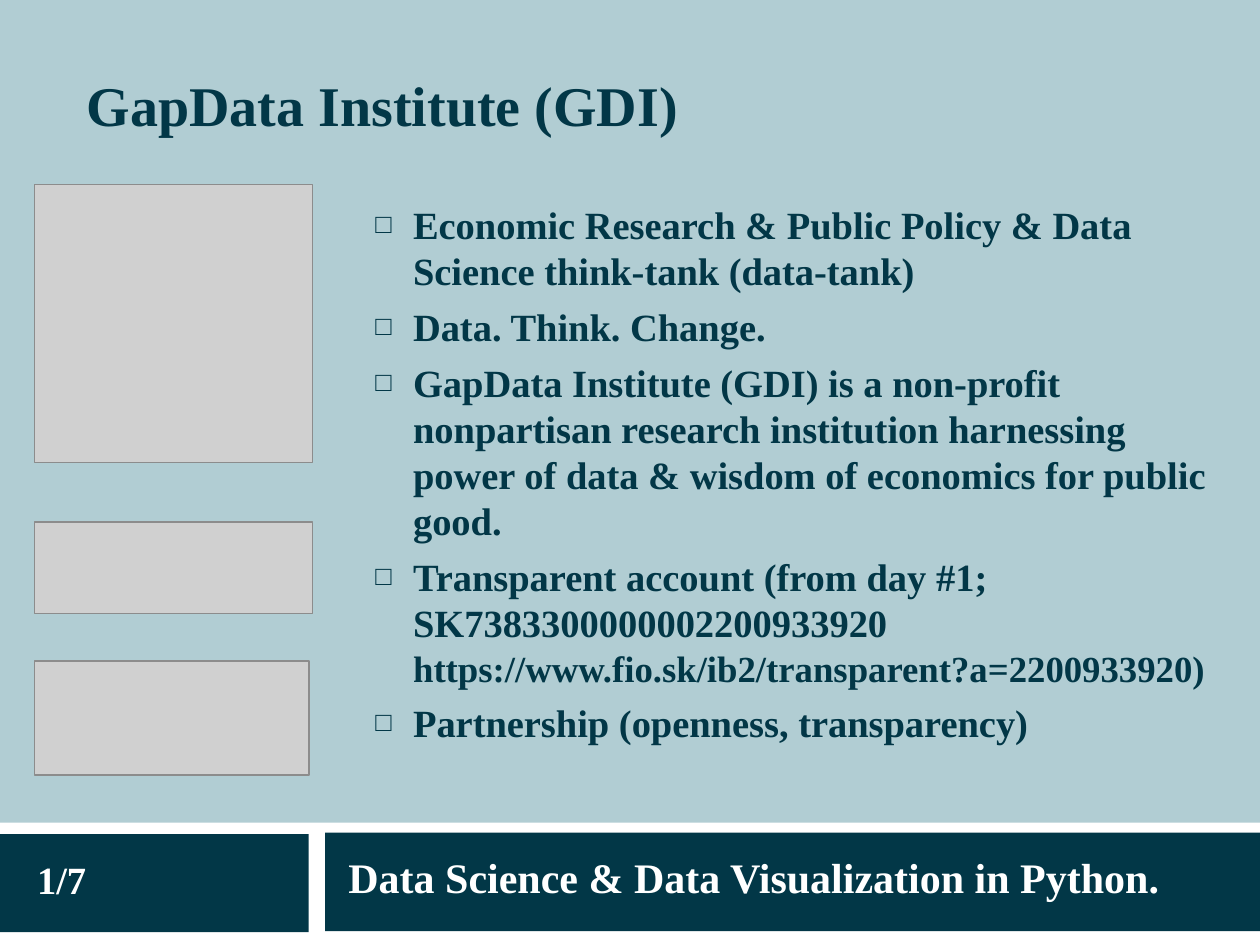
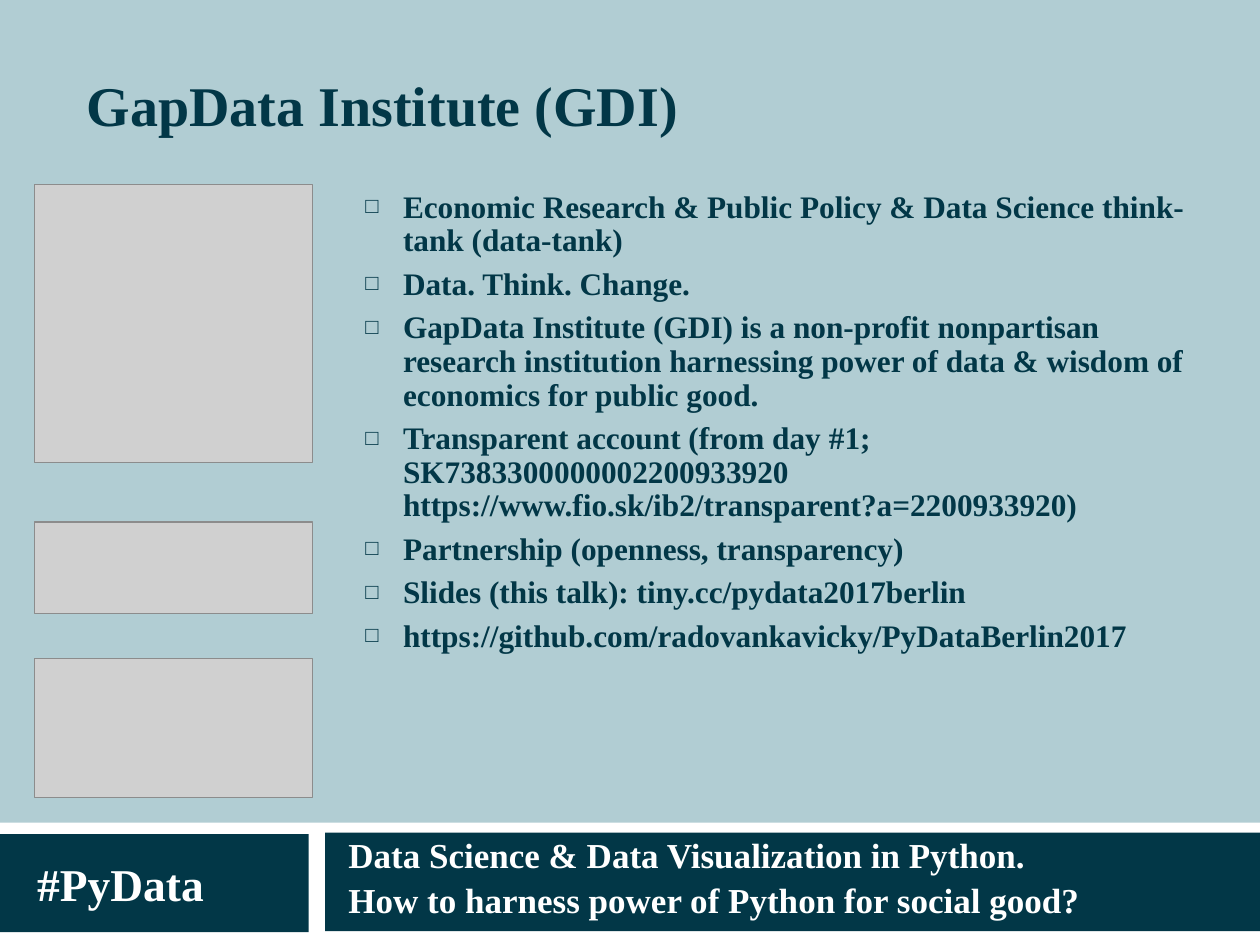
Before and after one commit to radovankavicky/PyDataBerlin2017, a slide deck: slide 17 of present/pydata2017berlin_datascience_final.ppt (slide 10 before the commit). Drawn at 1260x945 pixels with LibreOffice and Linux fonts; fonts in the diff are those of the drawing; grey boxes stand for pictures. Boxes give left, top, right and bottom in pixels: in the first picture for what was removed or moved away, otherwise in the second. Text is boxed around its words. In the diff, an @@ line names an element or a change of style, - is before the commit and + after.

```diff
--- a/present/pydata2017berlin_datascience_final.ppt
+++ b/present/pydata2017berlin_datascience_final.ppt
@@ text "Economic Research & Public Policy ...": place and size @@
-text "Economic Research & Public Policy ..." at [413, 212, 1205, 746]
+text "Economic Research & Public Policy ..." at [403, 196, 1184, 653]
@@ text at [403, 196, 1184, 566]: size 22 to 17.9 pt in "Economic Research & Public Policy & Data ...", "Data. Think. Change.", "GapData Institute (GDI) is a non-profit nonpartisan ...", "Transparent account (from day #1; SK7383300000002200933920" and 1 more places; size 21 to 17.9 pt in "https://www.fio.sk/ib2/transparent?a=2200933920)"; line spacing 1 to 0.9 @@
@@ text at [403, 581, 1126, 653]: paragraphs added @@
+  □ Slides (this talk): tiny.cc/pydata2017berlin
+  □ https://github.com/radovankavicky/PyDataBerlin2017
@@ picture: place and size @@
-picture at [34, 662, 309, 775]
+picture at [34, 659, 312, 798]
@@ text removed at [37, 868, 86, 895] @@
-1/7
@@ text at [348, 843, 1025, 875]: size 24 to 20 pt in "Data Science & Data Visualization in Python."; less space between paragraphs @@
@@ text added at [37, 871, 204, 910], 26 pt, text #FFFFFF, bold @@
+#PyData
@@ text at [348, 888, 1079, 921]: paragraph added @@
+How to harness power of Python for social good?
```
Also in this commit, not shown: 3 other slides changed, 14 slides added, 7 slides removed, 2 other files.
